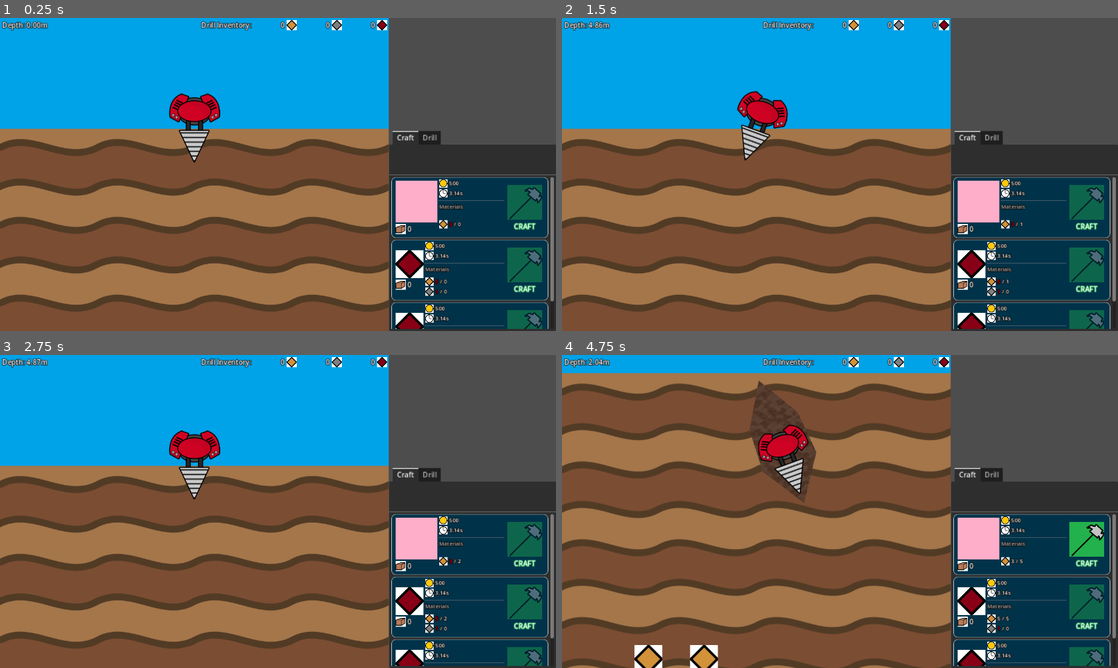
Above: before the commit, frames 1-4 (two rows, left to right).
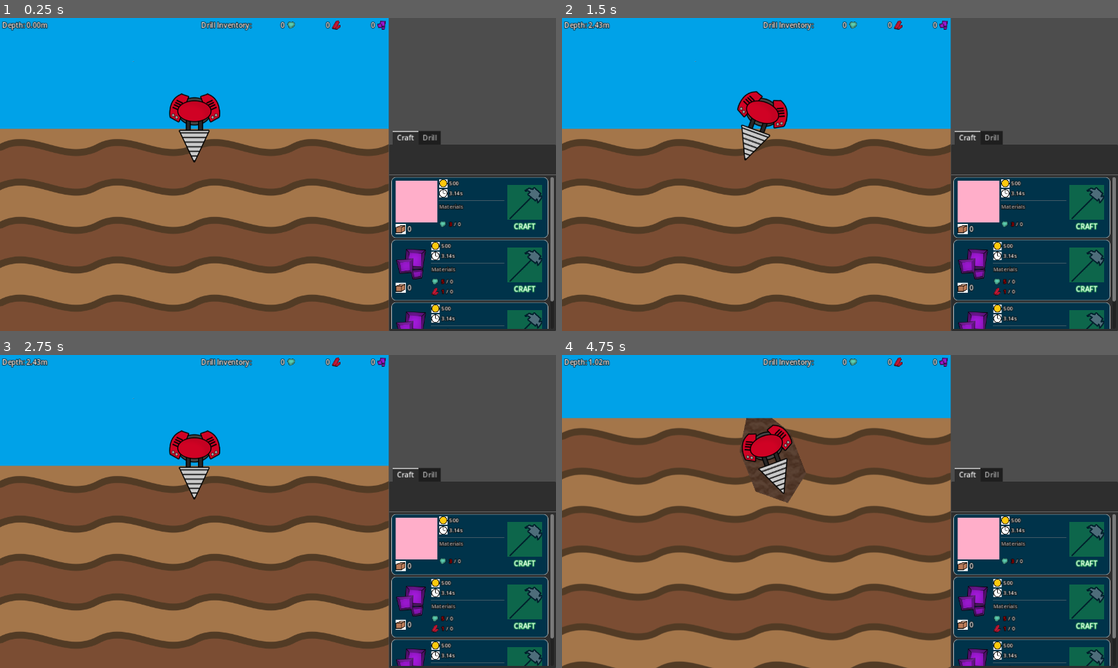
Above: after the commit, the same moments.

Repository: aNotSoCleverName/mechanicore
Game: Godot game, scene res://Main.tscn
The game is run twice, just before and just after one commit, with the same random seed, the same clock (stepped at 60 frames per second) and the same inputs.
Inputs:
- Up to frame 1 (0.25 s): no input
- Up to frame 2 (1.5 s): tap Enter (ui_accept) at 0.5, 0.77 s; hold Right (ui_right) 0.53-1.28 s; tap R at 0.6, 1.35 s; hold Left (ui_left) from 1.28 s (still down)
- Up to frame 3 (2.75 s): tap Enter (ui_accept) at 1.52 s; release Left (ui_left) at 2.03 s; hold Right (ui_right) from 2.03 s (still down); tap R at 2.1 s
- Up to frame 4 (4.75 s): tap Enter (ui_accept) at 2.75, 3.02, 3.77, 4.52 s; tap R at 2.85, 3.6, 4.35 s; release Right (ui_right) at 3.53 s; hold Left (ui_left) from 3.53 s (still down)

The runs differ from the first frame. In frame 1, 1.7% of the frame differs, in the area x 51-82%, y 0-100%; in frame 2, 1.7%; in frame 3, 1.7%; in frame 4, 65%, in the area x 0-98%, y 0-100%.

Commit message:
Updated ores sprite

Diff:
--- a/Endless Run/Drill/Drill.gd
+++ b/Endless Run/Drill/Drill.gd
@@ -1,7 +1,7 @@
 extends CharacterBody2D
 class_name Drill
 
-const START_SPEED: float = 1000;
+const START_SPEED: float = 500;
 const MAX_MIN_SPEED: float = 1200;	# Maximum value of min speed. As drill gets deeper, min speed increases, but it will never be higher than this value.
 
 #region Properties
--- a/Endless Run/Ores/Ore Placeholder.tscn
+++ b/Endless Run/Ores/Ore Placeholder.tscn
@@ -10,4 +10,4 @@
 offset_top = -32.0
 offset_right = 32.0
 offset_bottom = 32.0
-color = Color(0.493505, 0.239306, 1, 1)
+color = Color(0.494118, 0.239216, 1, 0)
Binary file changed: Endless Run/Ores/Ore1.png
Binary file changed: Endless Run/Ores/Ore2.png
Binary file changed: Endless Run/Ores/Ore3.png
